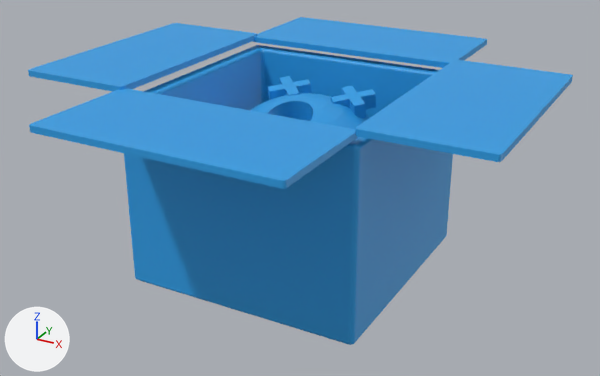
The glTF model gltf/dead_head.glb, before and after one commit.
One viewpoint serves both versions: a camera (50 mm lens) standing at (3.26, -5.99, 2.2) and looking at (0.02, -0.1, -0.75). Lighting does not change. The marker at lower left points along +X, +Y and +Z. Where no turn or scale is listed for an object, it has been applied to the vertices. Vertices at the same position are counted once.
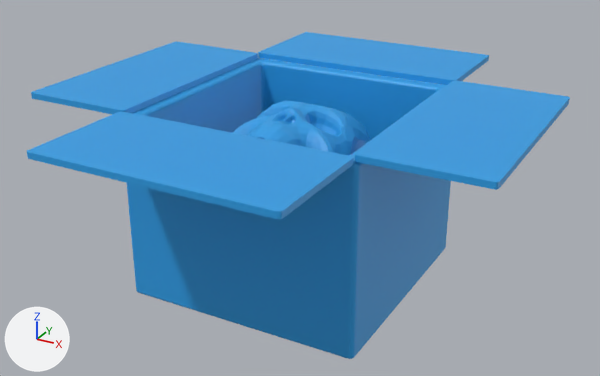
Commit message: Dead head rework

Where the newer file only moved an object's origin or applied its transform, the numbers keep the older frame.

Diff of the bpy script that builds the scene:
```diff
--- a/gltf/dead_head.glb.py
+++ b/gltf/dead_head.glb.py
@@ me_cube_008 @@
 me_cube_008.from_pydata(...)  # 1056 vertices, 2108 faces; spans x -1.06..1.06, y -1.06..1.06, z -0.82..0.82
 # used by ob_cube_002; location = (-0.022, -0.059, -0.646)
+# me_cube_008 part 1: the whole mesh is moved by (-0.02, -0.06, -0.78)
 me_cube_008.materials.append(mat_material_005)
@@ me_cube_010 @@
 me_cube_010.from_pydata(...)  # 488 vertices, 972 faces; spans x 0.0..1.02, y -2.07..0.0, z 0.0..0.05
 # used by ob_cube_001; location = (0.997, 0.957, 0.24)
+# me_cube_010 part 2: the whole mesh is moved by (-0.02, 2.05, -0.05)
 me_cube_010.materials.append(mat_material_002)
@@ me_cube_011 @@
 me_cube_011.from_pydata(...)  # 488 vertices, 972 faces; spans x -1.02..0.0, y -2.07..0.0, z 0.0..0.05
 # used by ob_cube_003; location = (-1.031, 0.957, 0.24)
+# me_cube_011 part 3: the whole mesh is moved by (0.0, 0.03, -0.05)
 me_cube_011.materials.append(mat_material_004)
@@ me_cube_012 @@
 me_cube_012.from_pydata(...)  # 488 vertices, 972 faces; spans x 0.0..2.07, y -1.02..0.0, z 0.0..0.05
 # used by ob_cube_004; location = (-1.065, -1.06, 0.215)
+# me_cube_012 part 4: the whole mesh is turned -180 degrees about the x axis through its middle, then moved by (0.0, 3.06, -0.17)
 me_cube_012.materials.append(mat_material_001)
@@ me_cube_013 @@
 me_cube_013.from_pydata(...)  # 488 vertices, 972 faces; spans x 0.0..2.07, y 0.0..1.02, z 0.0..0.05
 # used by ob_cube_005; location = (-1.065, 0.867, 0.227)
+# me_cube_013 part 5: the whole mesh is moved by (-2.06, -1.0, -0.05)
 me_cube_013.materials.append(mat_material_003)
@@ me_0edc2d59ddb14eb482b3dca410e8d8bb_obj @@
+me_0edc2d59ddb14eb482b3dca410e8d8bb_obj.from_pydata(...)  # 1763 vertices, 3518 faces; spans x -0.64..0.55, y -1.0..0.81, z -1.29..0.22
+me_0edc2d59ddb14eb482b3dca410e8d8bb_obj.materials.append(mat_material_006)  # blue #2b9fe7
@@ ob_cube @@
-ob_cube = bpy.data.objects.new('Cube', me_cube_005)
-ob_cube.location = (0.327, 0.304, -0.022)
@@ ob_cube_002 @@
 ob_cube_002 = bpy.data.objects.new('Cube.002', me_cube_008)
-ob_cube_002.location = (-0.022, -0.059, -0.646)
+ob_cube_002.location = (0.0, 0.0, 0.0)
@@ ob_cube_001 @@
 ob_cube_001 = bpy.data.objects.new('Cube.001', me_cube_010)
-ob_cube_001.location = (0.997, 0.957, 0.24)
+ob_cube_001.location = (1.017, -1.089, 0.104)
@@ ob_cube_003 @@
 ob_cube_003 = bpy.data.objects.new('Cube.003', me_cube_011)
-ob_cube_003.location = (-1.031, 0.957, 0.24)
+ob_cube_003.location = (-1.033, 0.924, 0.097)
@@ ob_cube_005 @@
 ob_cube_005 = bpy.data.objects.new('Cube.005', me_cube_013)
-ob_cube_005.location = (-1.065, 0.867, 0.227)
+ob_cube_005.location = (0.994, -1.134, 0.088)
@@ ob_0edc2d59ddb14eb482b3dca410e8d8bb_obj @@
+ob_0edc2d59ddb14eb482b3dca410e8d8bb_obj = bpy.data.objects.new('0edc2d59ddb14eb482b3dca410e8d8bb.obj', me_0edc2d59ddb14eb482b3dca410e8d8bb_obj)
+ob_0edc2d59ddb14eb482b3dca410e8d8bb_obj.location = (0.0, 0.0, -0.227)
```

Location of each change, (x1, y1, x2, y2) in pixels of the pictures (600 x 376 px):
'Cube.002', moved
    before: (124, 45, 453, 345)
    after: (127, 58, 451, 359)
'Cube.005', moved
    before: (252, 17, 487, 68)
    after: (27, 112, 353, 219)
'Cube.004', mesh turned
    before: (29, 88, 357, 189)
    after: (258, 32, 489, 85)
'Cube.001', moved
    before: (356, 60, 573, 162)
    after: (355, 80, 570, 190)
'Cube.003', moved
    before: (28, 23, 257, 92)
    after: (31, 42, 258, 114)
'0edc2d59ddb14eb482b3dca410e8d8bb.obj', added (blue)
    after: (233, 101, 370, 155)
'Cube', deleted (blue)
    before: (250, 76, 376, 130)
